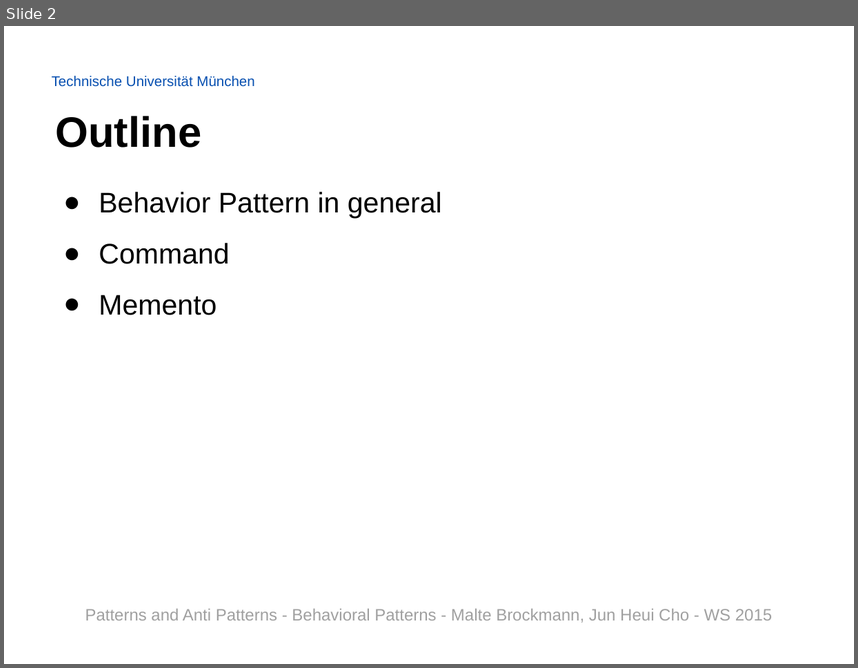
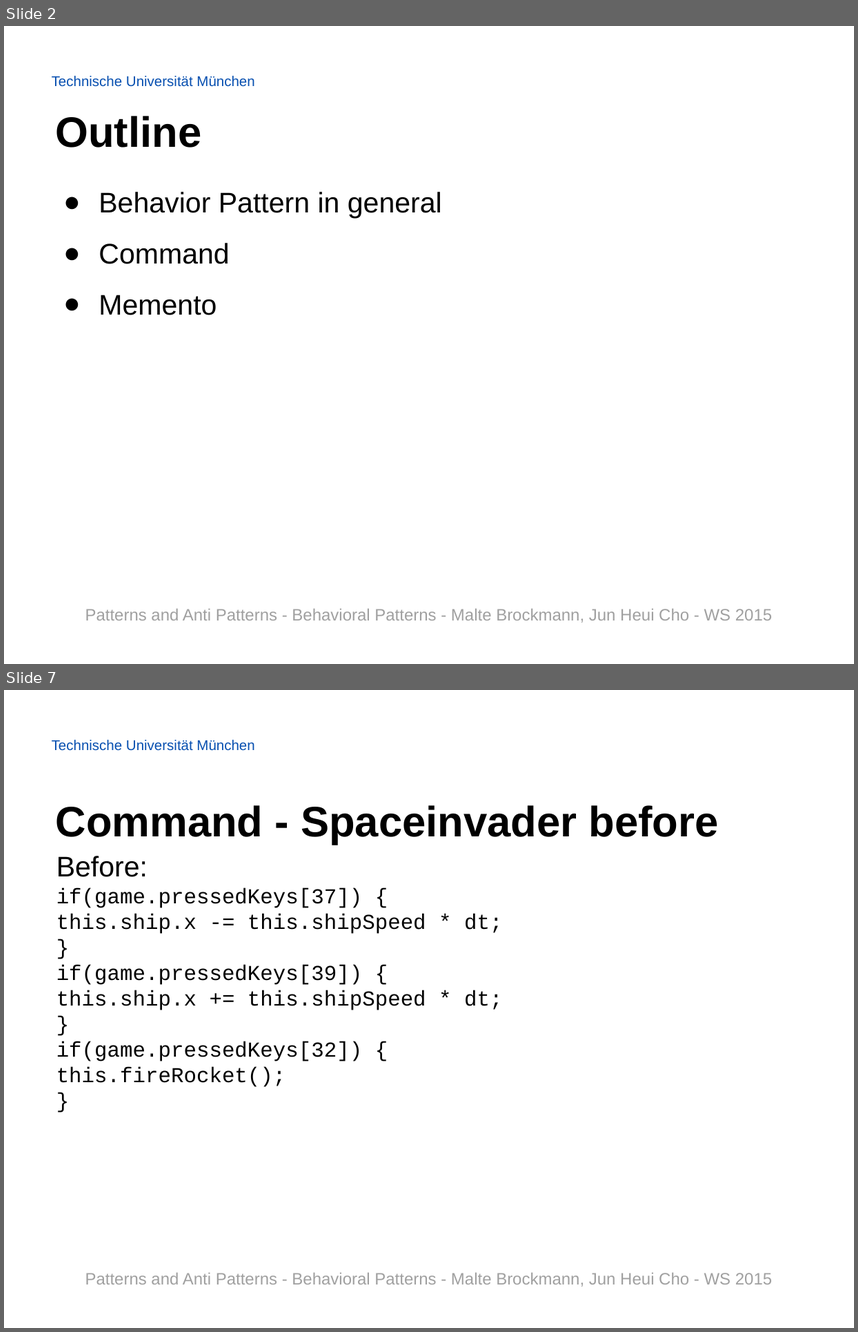
Before and after one commit to Painted6/Behavioral-design-patterns, a slide deck: Behavioral Patterns - JS Patterns and Anti Patterns.pptx. Shown one above the other, each under a label of ours: slide 2 before the commit, slides 2 and 7 after it; the slides between them are not shown. The pictures are 858x668 and 858x1332 pixels, drawn with LibreOffice and Linux fonts; fonts in the diff are those of the drawing; background and template pictures are left out. Boxes give left, top, right and bottom in pixels: in the first picture for what was removed or moved away, otherwise in the second. Text is boxed around its words. In the diff, an @@ line names an element or a change of style, - is before the commit and + after.

Commit message:
added slides for command and memento pattern & for the spaceinvader game. (sources are on the last slide)

```diff
--- a/Behavioral Patterns - JS Patterns and Anti Patterns.pptx
+++ b/Behavioral Patterns - JS Patterns and Anti Patterns.pptx
@@ slide 7 added at [4,690,854,1328], background picture (left out); not listed: 1 template element that a slide beside it also shows @@
@@ title added at [56,805,719,845], 36 pt, text #000000, bold @@
+Command - Spaceinvader before
@@ text added at [56,856,502,1087], 18 pt, text #000000 @@
+Before:
+if(game.pressedKeys[37]) {
+this.ship.x -= this.shipSpeed * dt;
+}
+if(game.pressedKeys[39]) {
+this.ship.x += this.shipSpeed * dt;
+}
+if(game.pressedKeys[32]) {
+this.fireRocket();
+}
@@ text added at [85,1272,772,1286], 14 pt, text #A0A0A0 @@
+Patterns and Anti Patterns - Behavioral Patterns - Malte Brockmann, Jun Heui Cho - WS 2015
```
Also in this commit, not shown: 3 slides changed, 9 other slides added.
